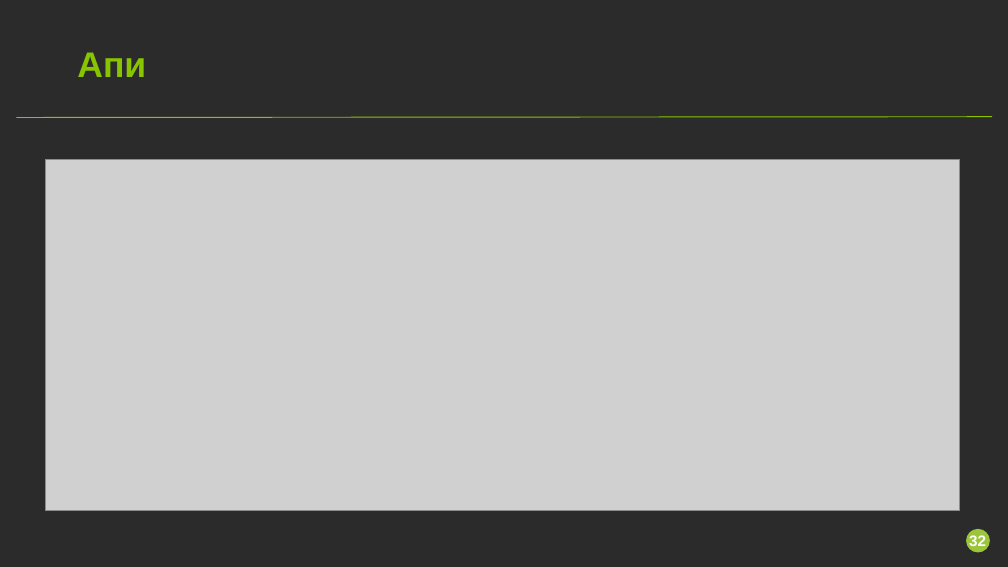
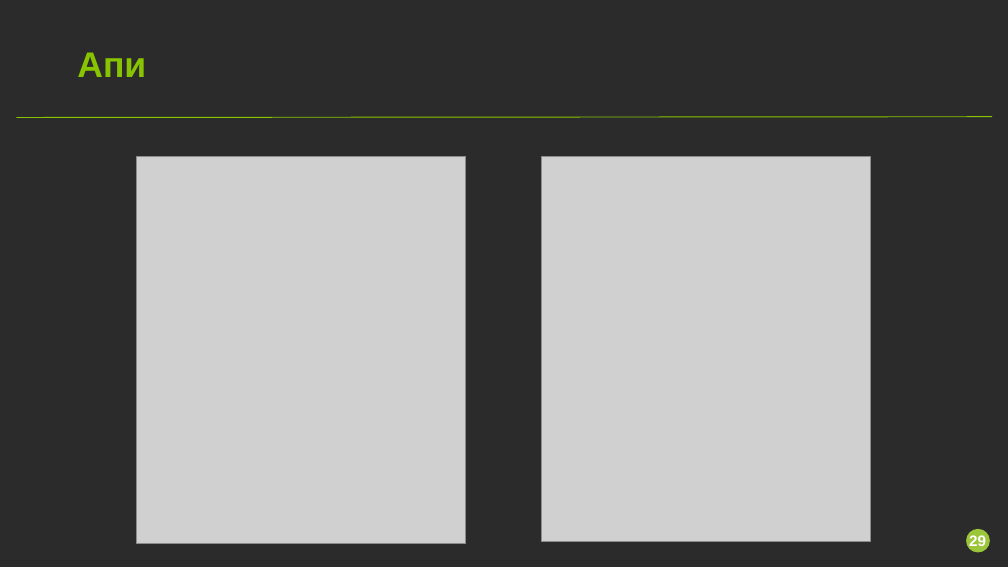
Before and after one commit to Kanogame/bikeshare, a slide deck: slide 29 of docs/presentation.pptx (slide 32 before the commit). Drawn at 1008x567 pixels with LibreOffice and Linux fonts; fonts in the diff are those of the drawing; grey boxes stand for pictures; background and template pictures are left out; a plain dark background stands for a picture behind light text. Boxes give left, top, right and bottom in pixels: in the first picture for what was removed or moved away, otherwise in the second. Text is boxed around its words. In the diff, an @@ line names an element or a change of style, - is before the commit and + after.

```diff
--- a/docs/presentation.pptx
+++ b/docs/presentation.pptx
@@ picture removed at (46, 160, 960, 511) @@
@@ picture added at (136, 156, 466, 544) @@
@@ picture added at (542, 156, 871, 542) @@
@@ page number at (969, 535, 986, 546): text changed @@
-32
+29
```
Also in this commit, not shown: 3 slides removed, 4 other files.
